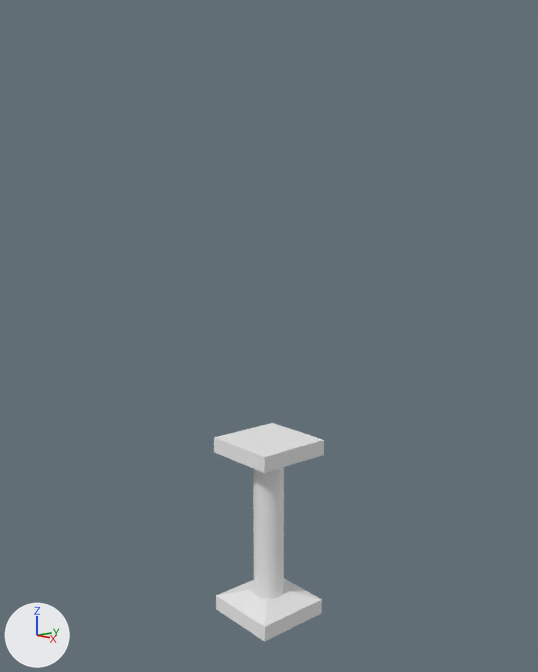
An edit to the Blender file mesh/poly/final/pillar_1.blend, drawn before and after from the same camera.
The view is the same before and after, from a 50 mm camera at (6.94, -6.03, 5.35) aimed at (-0.01, 0.02, 3.73). The lights are fixed; the arrows at lower left show +X, +Y and +Z.
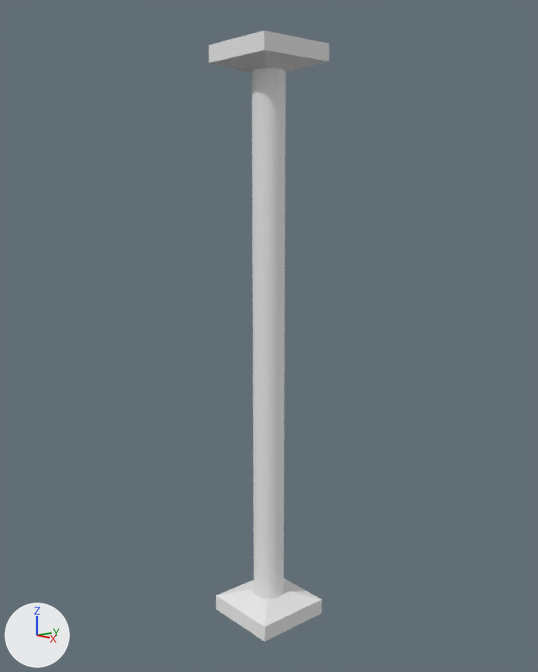
Where the newer file only moved an object's origin or applied its transform, the numbers keep the older frame.

The edits, one by one:
me_cylinder has 64 vertices, 34 faces and spans x -1.0..1.0, y -1.0..1.0, z -1.0..1.0.
me_cylinder is used by ob_cylinder; location (0.0, 0.0, 1.2); scale (0.2, 0.2, 1.0).
me_cylinder part 1: the whole mesh is scaled about its middle by (1, 1, 3.43), then moved by (0.0, 0.0, 2.38).
Object 'Cube.001' (ob_cube_001) moves from (0.0, 0.0, 2.4) to (0.0, 0.0, 7.2).

Pixel boxes (x1, y1, x2, y2) of what changed, in the pictures (538 x 672 px):
'Cylinder', mesh rescaled
    before: (253, 467, 284, 598)
    after: (252, 68, 286, 598)
'Cube.001', moved
    before: (214, 423, 324, 473)
    after: (209, 30, 329, 72)
